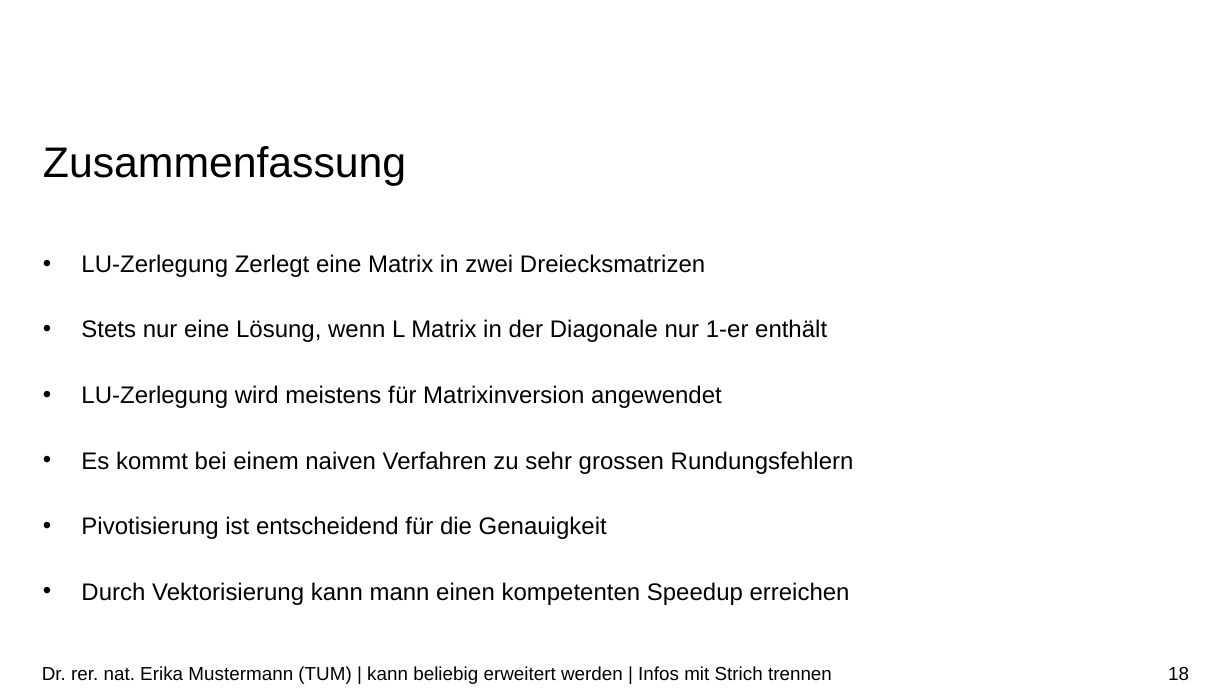
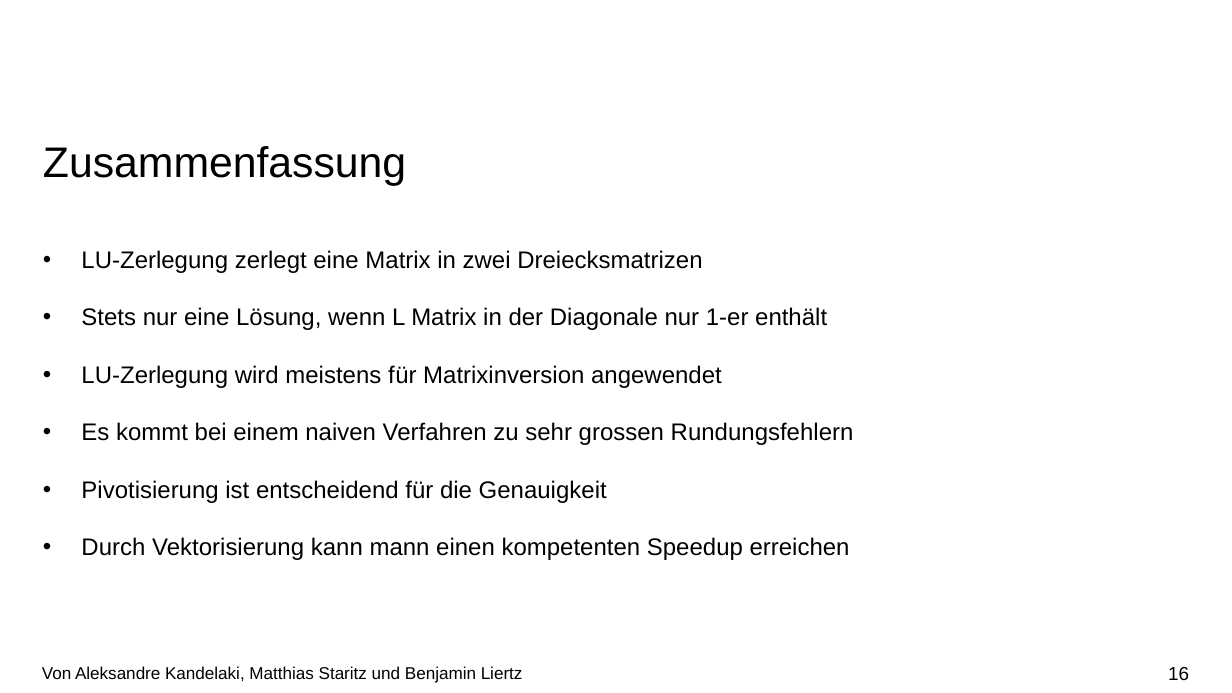
Before and after one commit to kandelak/ludecomposition, a slide deck: slide 16 of Vortrag/LU-Zerlegung 2.0.pptx (slide 18 before the commit). Drawn at 1232x693 pixels with LibreOffice and Linux fonts; fonts in the diff are those of the drawing; background and template pictures are left out. Boxes give left, top, right and bottom in pixels: in the first picture for what was removed or moved away, otherwise in the second. Text is boxed around its words. In the diff, an @@ line names an element or a change of style, - is before the commit and + after.

Commit message:
Dateien hochladen nach „Vortrag“
rm zwei folien

```diff
--- a/Vortrag/LU-Zerlegung 2.0.pptx
+++ b/Vortrag/LU-Zerlegung 2.0.pptx
@@ text at (81, 250, 702, 273): text changed @@
-• LU-Zerlegung Zerlegt eine Matrix in zwei Dreiecksmatrizen
+• LU-Zerlegung zerlegt eine Matrix in zwei Dreiecksmatrizen
@@ text at (81, 307, 854, 560): line spacing 1.14 to 1 @@
@@ text at (42, 666, 523, 683): text changed; size 11 to 10 pt @@
-Dr. rer. nat. Erika Mustermann (TUM) | kann beliebig erweitert werden | Infos mit Strich trennen
+Von Aleksandre Kandelaki, Matthias Staritz und Benjamin Liertz
@@ page number at (1168, 667, 1189, 680): text changed @@
-18
+16
```
Also in this commit, not shown: 5 other slides changed, 2 slides removed.
